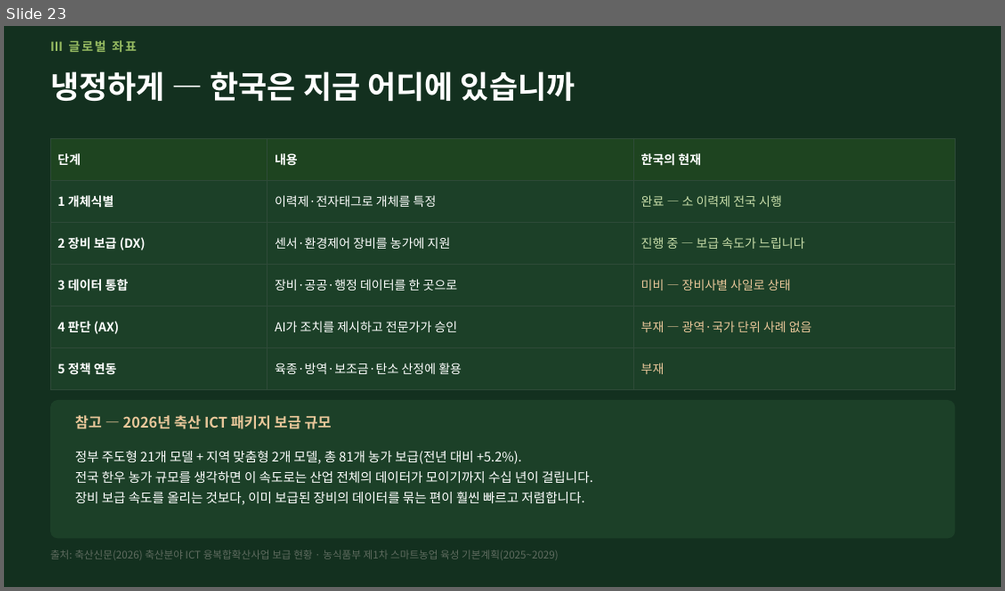
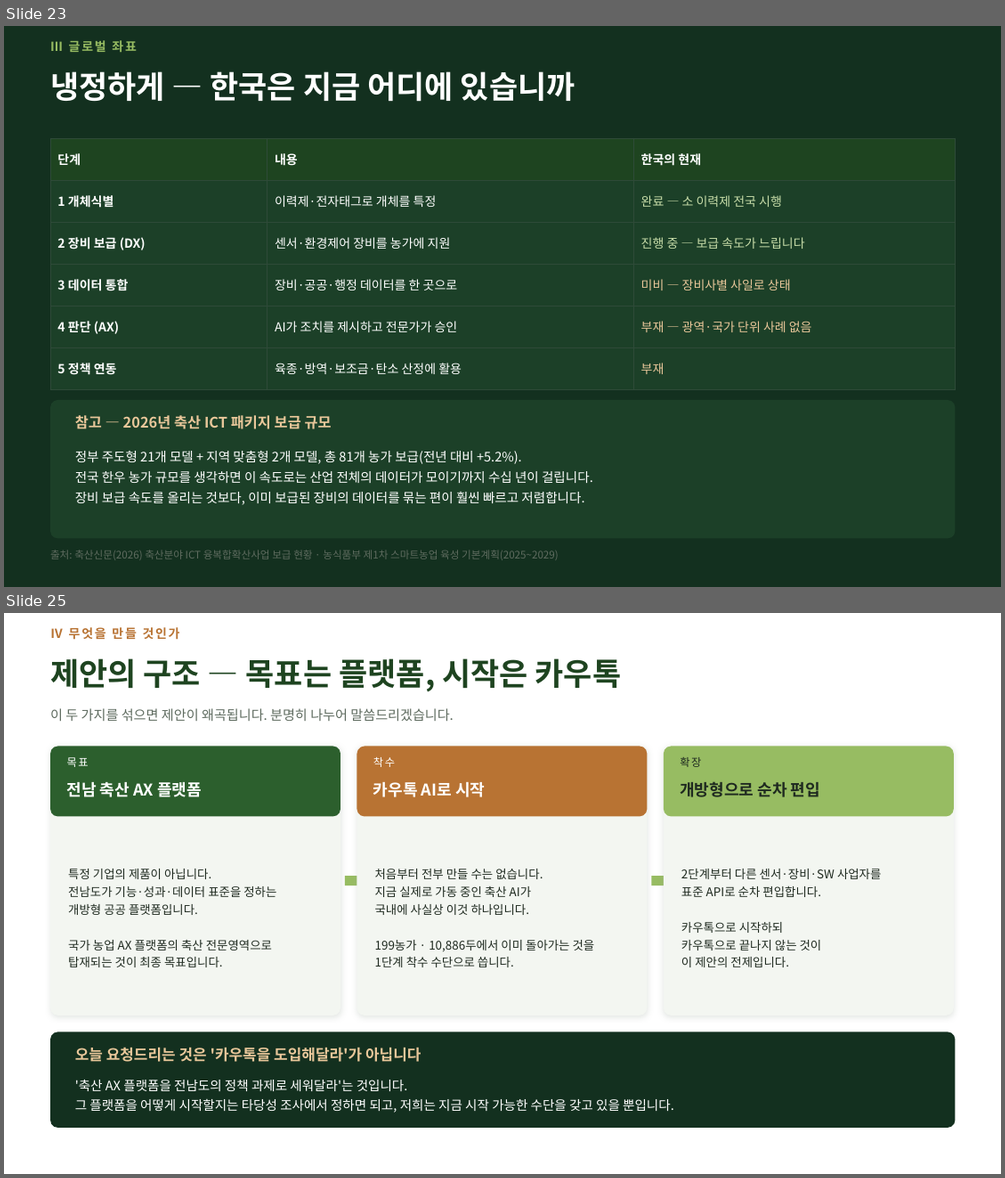
Before and after one commit to hhj3150/Dr-Ha--agent, a slide deck: deliverables/2026-08-03-jeonnam-province/전남축산AX플랫폼_정책제안.pptx. Shown one above the other, each under a label of ours: slide 23 before the commit, slides 23 and 25 after it; the slides between them are not shown. The pictures are 1005x591 and 1005x1178 pixels, drawn with LibreOffice and Linux fonts; fonts in the diff are those of the drawing. Boxes give left, top, right and bottom in pixels: in the first picture for what was removed or moved away, otherwise in the second. Text is boxed around its words. In the diff, an @@ line names an element or a change of style, - is before the commit and + after.

```diff
--- a/deliverables/2026-08-03-jeonnam-province/전남축산AX플랫폼_정책제안.pptx
+++ b/deliverables/2026-08-03-jeonnam-province/전남축산AX플랫폼_정책제안.pptx
@@ slide 25 added at (x1=4, y1=613, x2=1001, y2=1174), background #FFFFFF @@
@@ text added at (x1=50, y1=627, x2=180, y2=640), 12 pt, text #B87333, bold @@
+Ⅳ 무엇을 만들 것인가
@@ text added at (x1=50, y1=658, x2=622, y2=692), 30 pt, text #1E4420, bold @@
+제안의 구조 — 목표는 플랫폼, 시작은 카우톡
@@ text added at (x1=50, y1=708, x2=453, y2=721), 13 pt, text #5E6B5F @@
+이 두 가지를 섞으면 제안이 왜곡됩니다. 분명히 나누어 말씀드리겠습니다.
@@ rounded rectangle added at (x1=50, y1=747, x2=340, y2=1015), fill #F3F6F1 @@
@@ rounded rectangle added at (x1=50, y1=747, x2=340, y2=817), fill #2C5F2D @@
@@ text added at (x1=67, y1=757, x2=89, y2=767), 10.5 pt, text #FFFFFF @@
+목표
@@ rounded rectangle added at (x1=357, y1=747, x2=647, y2=1015), fill #F3F6F1 @@
@@ rounded rectangle added at (x1=357, y1=747, x2=647, y2=817), fill #B87333 @@
@@ text added at (x1=373, y1=757, x2=395, y2=767), 10.5 pt, text #FFFFFF @@
+착수
@@ rounded rectangle added at (x1=663, y1=747, x2=954, y2=1015), fill #F3F6F1 @@
@@ rounded rectangle added at (x1=663, y1=747, x2=954, y2=817), fill #97BC62 @@
@@ text added at (x1=680, y1=757, x2=701, y2=767), 10.5 pt, text #1F2A20 @@
+확장
@@ text added at (x1=67, y1=782, x2=202, y2=797), 15.5 pt, text #FFFFFF, bold @@
+전남 축산 AX 플랫폼
@@ text added at (x1=373, y1=782, x2=485, y2=797), 15.5 pt, text #FFFFFF, bold @@
+카우톡 AI로 시작
@@ text added at (x1=680, y1=781, x2=820, y2=797), 15.5 pt, text #1F2A20, bold @@
+개방형으로 순차 편입
@@ text added at (x1=68, y1=868, x2=276, y2=967), 11.5 pt, text #1F2A20 @@
+특정 기업의 제품이 아닙니다.
+전남도가 기능·성과·데이터 표준을 정하는
+개방형 공공 플랫폼입니다.
+국가 농업 AX 플랫폼의 축산 전문영역으로
+탑재되는 것이 최종 목표입니다.
@@ right arrow added at (x1=345, y1=871, x2=371, y2=891), fill #97BC62 @@
@@ text added at (x1=375, y1=868, x2=595, y2=967), 11.5 pt, text #1F2A20 @@
+처음부터 전부 만들 수는 없습니다.
+지금 실제로 가동 중인 축산 AI가
+국내에 사실상 이것 하나입니다.
+199농가 · 10,886두에서 이미 돌아가는 것을
+1단계 착수 수단으로 씁니다.
@@ right arrow added at (x1=652, y1=871, x2=677, y2=891), fill #97BC62 @@
@@ text added at (x1=681, y1=868, x2=881, y2=967), 11.5 pt, text #1F2A20 @@
+2단계부터 다른 센서·장비·SW 사업자를
+표준 API로 순차 편입합니다.
+카우톡으로 시작하되
+카우톡으로 끝나지 않는 것이
+이 제안의 전제입니다.
@@ rounded rectangle added at (x1=50, y1=1032, x2=955, y2=1127), fill #13301F @@
@@ text added at (x1=75, y1=1046, x2=421, y2=1062), 14.5 pt, text #E9C79A, bold @@
+오늘 요청드리는 것은 '카우톡을 도입해달라'가 아닙니다
@@ text added at (x1=75, y1=1079, x2=674, y2=1112), 12.5 pt, text #FFFFFF @@
+'축산 AX 플랫폼을 전남도의 정책 과제로 세워달라'는 것입니다.
+그 플랫폼을 어떻게 시작할지는 타당성 조사에서 정하면 되고, 저희는 지금 시작 가능한 수단을 갖고 있을 뿐입니다.
```
Also in this commit, not shown: 6 slides changed, 1 other slide added, 2 other files.
